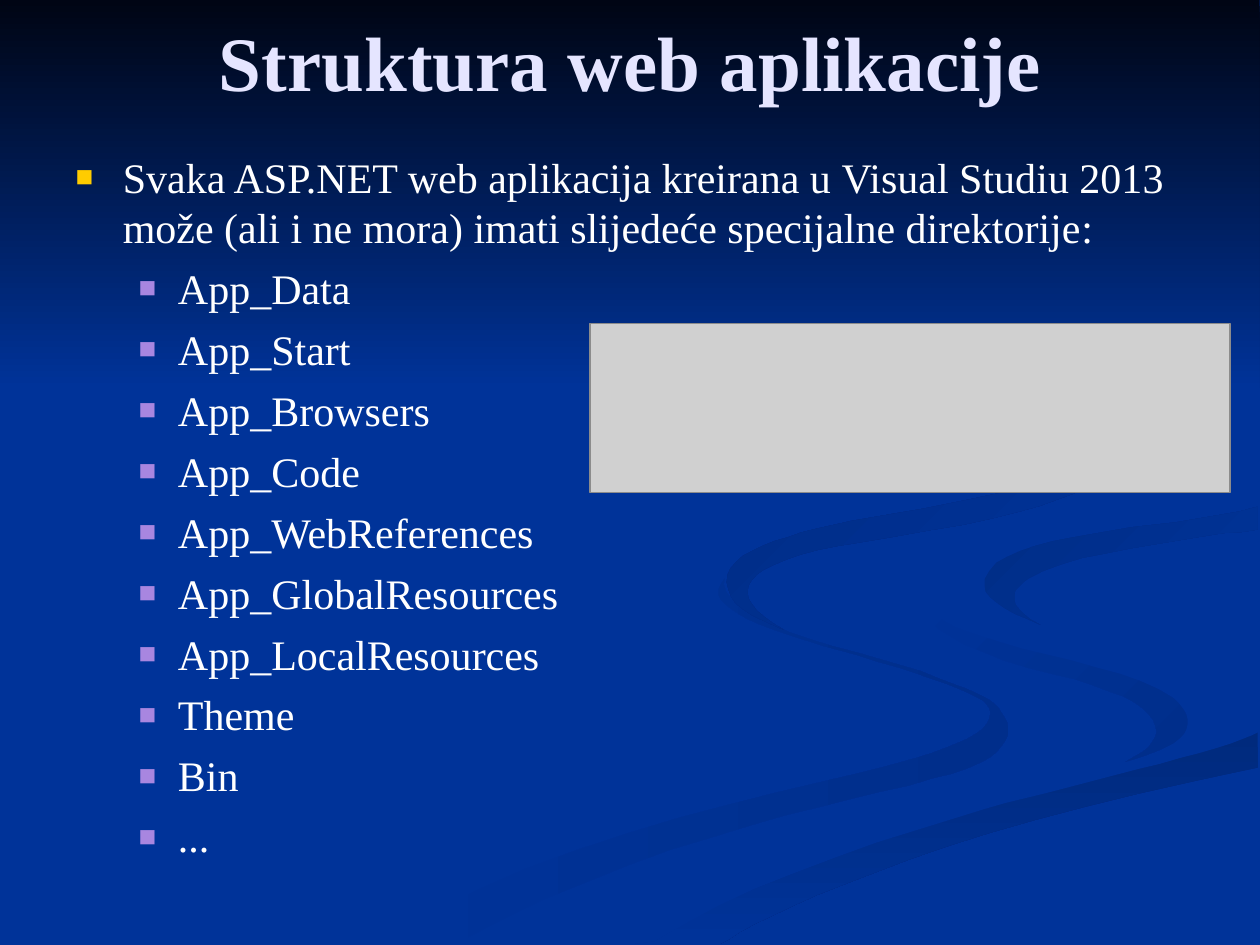
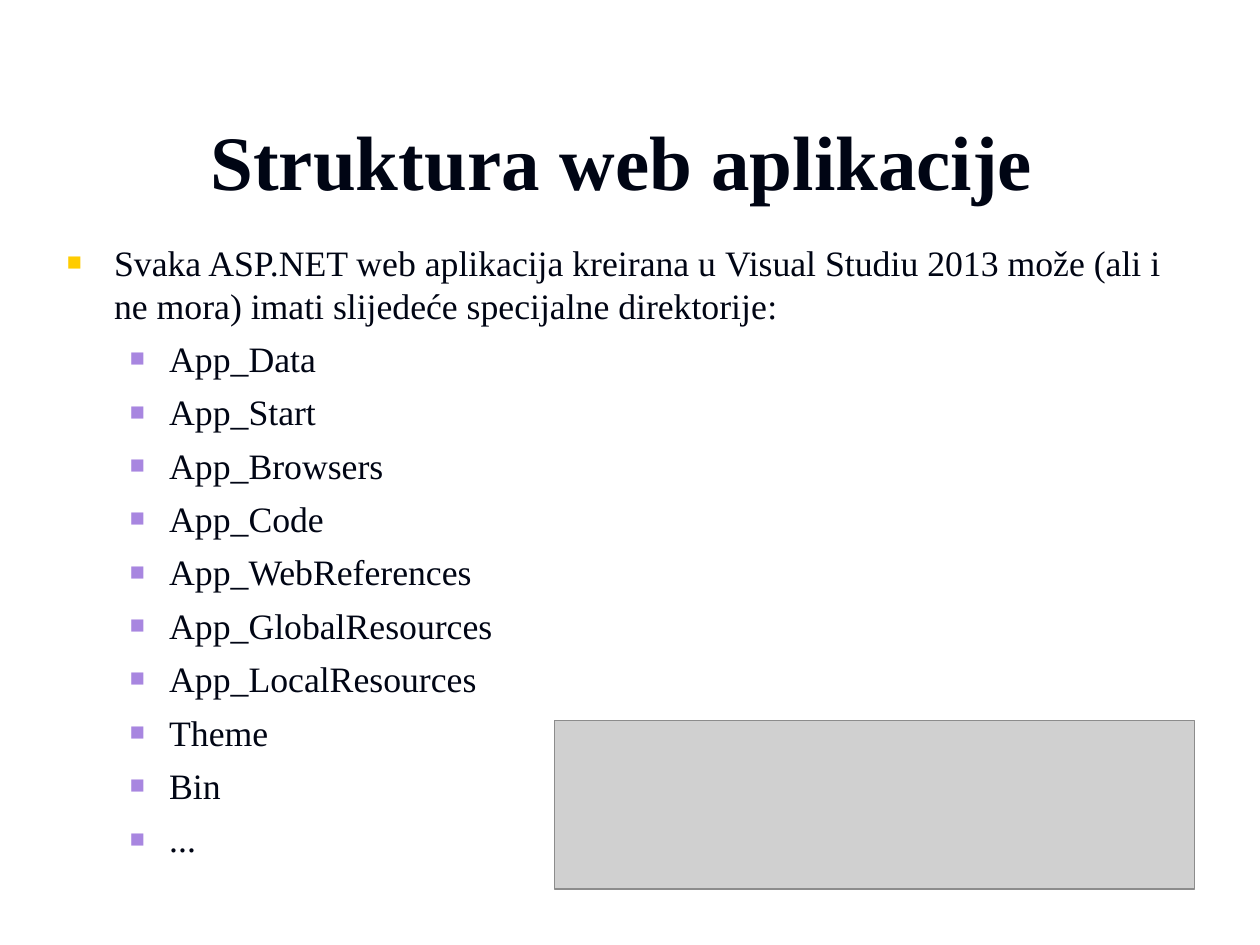
Before and after one commit to vzdesic/PZI, a slide deck: slide 2 of PPTs/04 MVC struktura direktorija.ppt. Drawn at 1260x945 pixels with LibreOffice and Linux fonts; fonts in the diff are those of the drawing; grey boxes stand for pictures; background and template pictures are left out. Boxes give left, top, right and bottom in pixels: in the first picture for what was removed or moved away, otherwise in the second. Text is boxed around its words. In the diff, an @@ line names an element or a change of style, - is before the commit and + after.

```diff
--- a/PPTs/04 MVC struktura direktorija.ppt
+++ b/PPTs/04 MVC struktura direktorija.ppt
@@ background #003399 to picture (left out) @@
@@ group removed at box(0, 0, 1260, 944): 7 freeform shapes @@
@@ title "Struktura web aplikacije": place and size @@
-title "Struktura web aplikacije" at box(219, 37, 1040, 106)
+title "Struktura web aplikacije" at box(210, 136, 1031, 205)
@@ title "Struktura web aplikacije" at box(210, 136, 1031, 205): text colour #E5E5FF to #000514 @@
@@ text "Svaka ASP.NET web aplikacija kreirana ...": place and size @@
-text "Svaka ASP.NET web aplikacija kreirana ..." at box(123, 164, 1163, 791)
+text "Svaka ASP.NET web aplikacija kreirana ..." at box(114, 251, 1160, 799)
@@ text "Svaka ASP.NET web aplikacija kreirana ..." at box(114, 251, 1160, 799): size 24 to 20.4 pt, text colour #FFFFFF to #000514 @@
@@ picture: place and size @@
-picture at box(590, 324, 1230, 493)
+picture at box(554, 721, 1194, 890)
```
Also in this commit, not shown: 5 other slides changed, 4 slides added, 12 other files.
